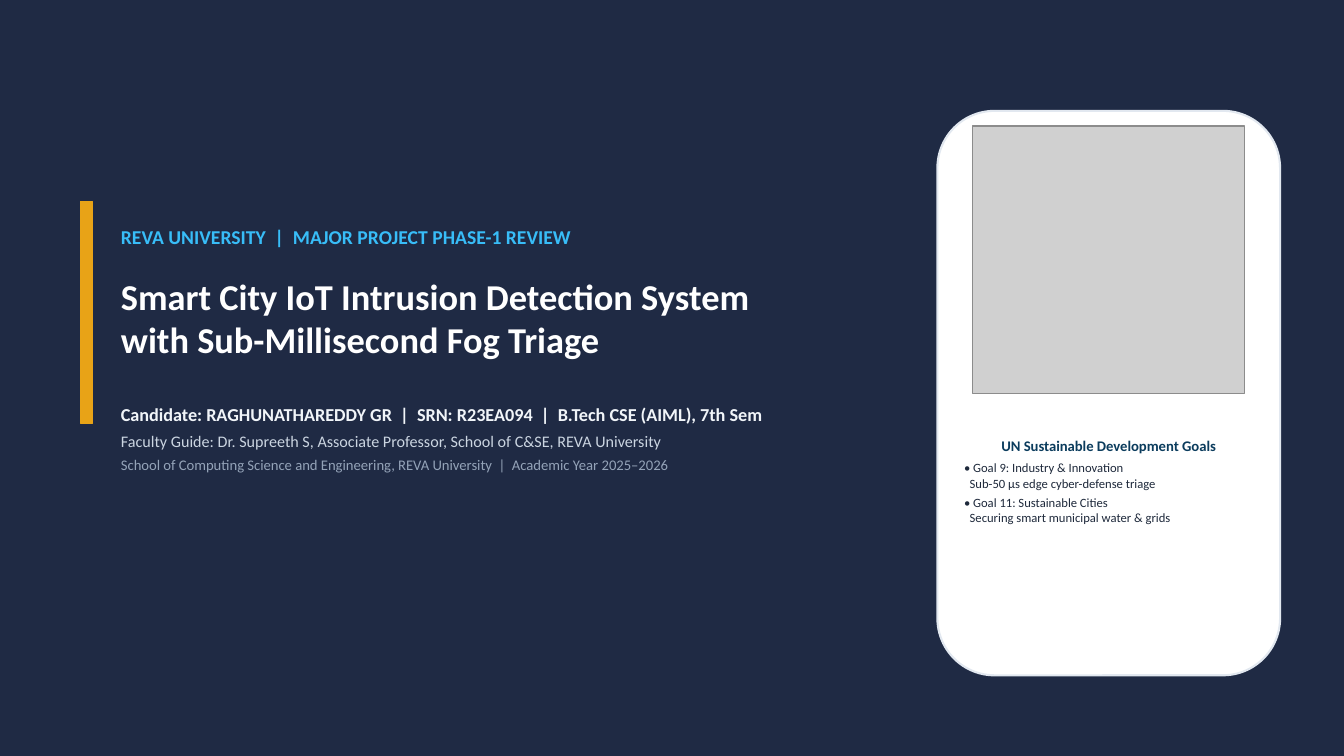
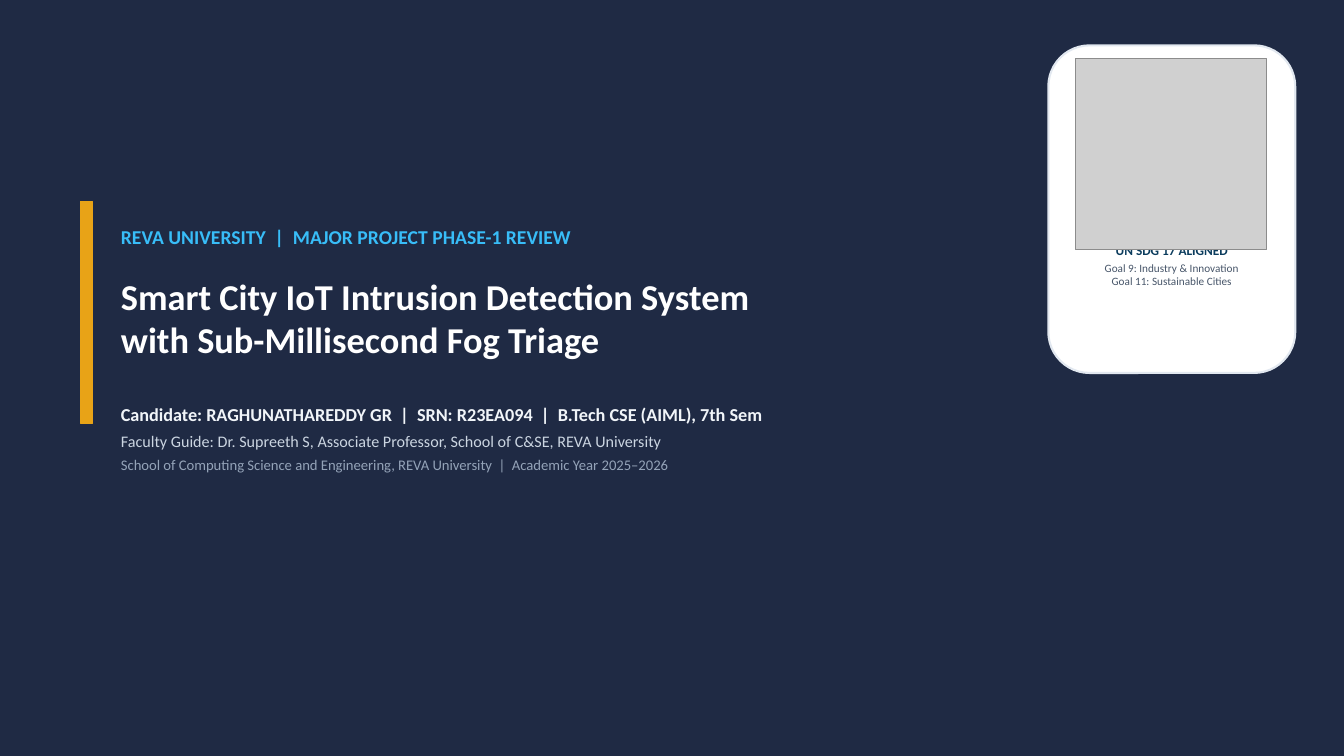
Before and after one commit to Raghunath2604/RIO_PROJECT-SMART_CITY-, a slide deck: slide 1 of docs/Project_Presentation_R23EA094.pptx. Drawn at 1344x756 pixels with LibreOffice and Linux fonts; fonts in the diff are those of the drawing; grey boxes stand for pictures. Boxes give left, top, right and bottom in pixels: in the first picture for what was removed or moved away, otherwise in the second. Text is boxed around its words. In the diff, an @@ line names an element or a change of style, - is before the commit and + after.

```diff
--- a/docs/Project_Presentation_R23EA094.pptx
+++ b/docs/Project_Presentation_R23EA094.pptx
@@ rounded rectangle "UN SDG 17 ALIGNED": place and size @@
-rounded rectangle "UN SDG 17 ALIGNED" at [938, 111, 1280, 676]
+rounded rectangle "UN SDG 17 ALIGNED" at [1049, 45, 1296, 373]
@@ picture: place and size @@
-picture at [973, 126, 1245, 393]
+picture at [1076, 58, 1267, 250]
@@ text in rounded rectangle at [1105, 249, 1239, 285]: text changed; size 9 to 8 pt; text colour #1E293B to #475569 @@
-UN Sustainable Development Goals
-• Goal 9: Industry & Innovation
-Sub-50 μs edge cyber-defense triage
-• Goal 11: Sustainable Cities
-Securing smart municipal water & grids
+UN SDG 17 ALIGNED
+Goal 9: Industry & Innovation
+Goal 11: Sustainable Cities
```
Also in this commit, not shown: 5 other files.
